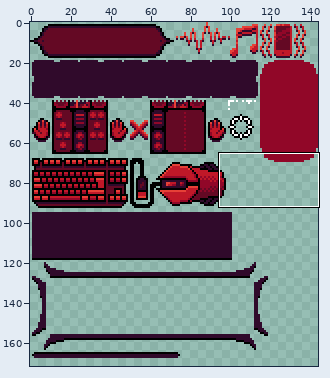
Edited in one commit: sprite sheet (Assets/Sprites/UIElements.png). Above, an overview of the earlier version with the close-up marked.
Close-up. The starting point:
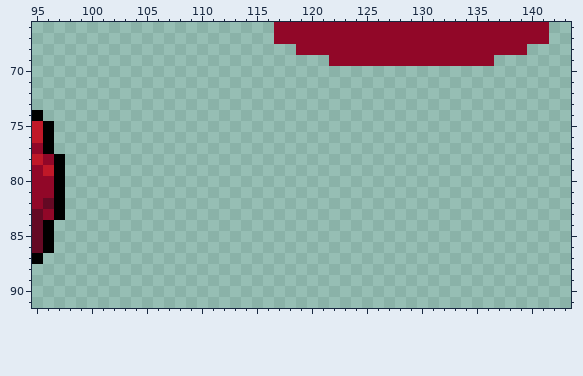
The file is 144x288 pixels. Pixels under 10% opacity are left out. Shown: x 95..143, y 66..91. The wide view leaves out empty margins.
Now the later version:
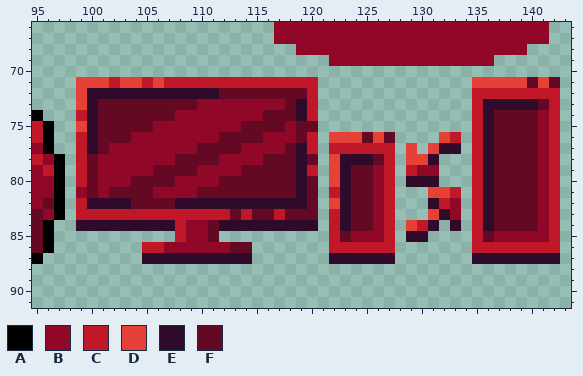
Palette (. is transparent): A #000000  B #910728  C #c01828  D #e64137  E #300a2b  F #640924
Difference:
@@ x 95..143 @@
 70 .................................................
-71 .................................................
-72 .................................................
-73 .................................................
-74 A................................................
-75 CA...............................................
-76 CA...............................................
-77 BA...............................................
-78 CBA..............................................
-79 BCA..............................................
-80 BBA..............................................
-81 BBA..............................................
-82 BFA..............................................
-83 FBA..............................................
-84 FA...............................................
-85 FA...............................................
-86 FA...............................................
-87 A................................................
+71 ....DDDCDDCDCCCCCCCCCCCCCC..............DDDDDFDF.
+72 ....DEEEEEEEEEEEEFFFFFFFFC..............CCCCCCCC.
+73 ....DEFFFFFFFFFBBBBBBBBFEC..............CEEEEEFC.
+74 A...CEFFFFFFFBBBBBBBBFFFEC..............CEFFFFBC.
+75 CA..DEFFFFFBBBBBBBBFFFFBFF..............CEFFFFBC.
+76 CA..CEFFFBBBBBBBBFFFFBBBFC.DDDFDF....DC.CEFFFFBC.
+77 BA..CEFBBBBBBBBFFFFBBBBFEC.CCCCCC.D.DEE.CEFFFFBC.
+78 CBA.CFBBBBBBBFFFFBBBBFFFEF.DEEEFC.DDE...CEFFFFBC.
+79 BCA.CFBBBBBFFFFBBBBFFFFFEC.DEFFBC.CBB...CEFFFFBC.
+80 BBA.CFBBBFFFFBBBBFFFFFFFEF.DEFFBC.EEE...CEFFFFBC.
+81 BBA.BFBFFFFBBBBFFFFFFFFFEF.CEFFBC...DDC.CEFFFFBC.
+82 BFA.CEEEEFFFFEEEEEEEEEEEEF.DEFFBC...ECB.CEFFFFBC.
+83 FBA.CCCCCCCCCCCCCCFCFFCFFF.CEFFBC...DEB.CEFFFFBC.
+84 FA..EEEEEEEEECBBFEEEEEEEEE.CEFFBC.DCE.E.CEFFFFBC.
+85 FA...........CBBF..........CFBBBC.EE....CFBBBBBC.
+86 FA........CCBBBBBBFF.......CCCCCC.......CCCCCCCC.
+87 A.........EEEEEEEEEE.......EEEEEE.......EEEEEEEE.
 88 .................................................
Boxes around the changes in both close-ups, in picture pixels (x1, y1, x2, y2):
added: (76, 77, 560, 264)
